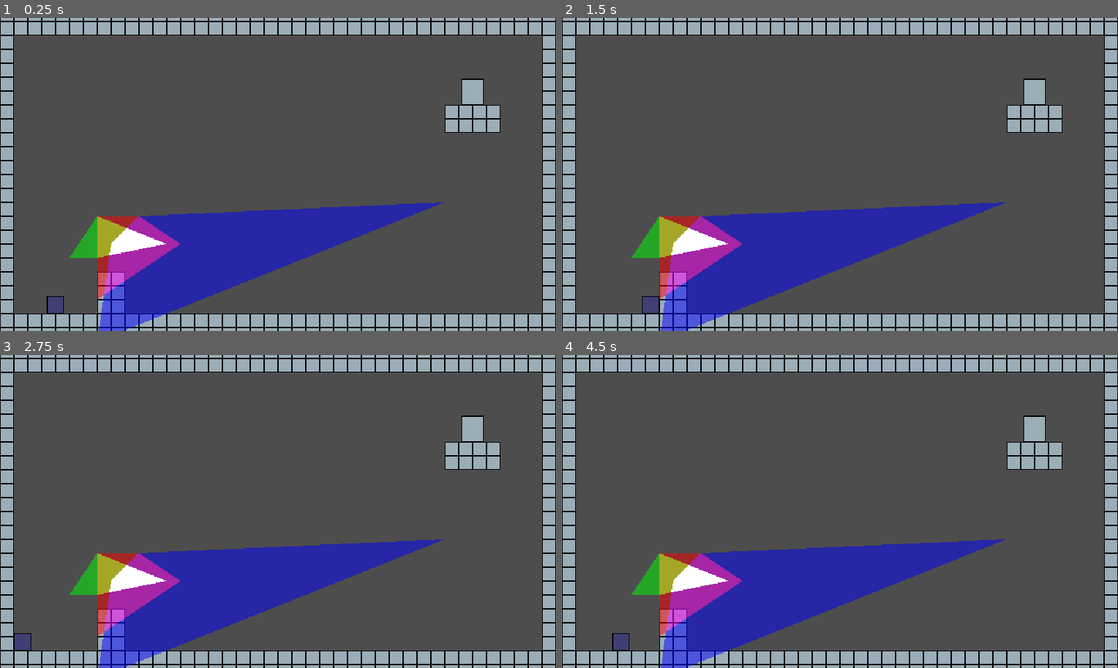
Above: before the commit, frames 1-4 (two rows, left to right).
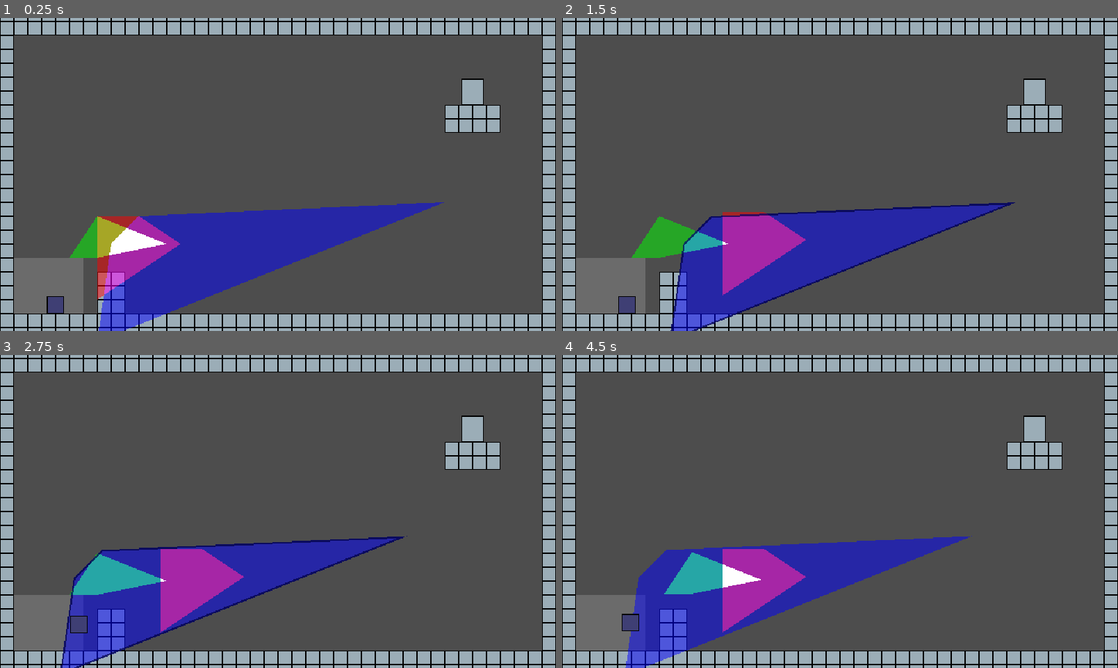
Above: after the commit, the same moments.

Repository: robotmaster/game-off-2026
Game: Godot game, scene res://scenes/rooms/test_room.tscn
Two runs of this game, one before a commit and one after it. Both use one fixed random seed, a clock stepped at 60 frames per second and the inputs below.
Inputs:
- Up to frame 1 (0.25 s): no input
- Up to frame 2 (1.5 s): tap Enter at 0.5 s; hold Right (right) from 0.53 s (still down); tap Z (toggle_play) at 0.6 s; tap Up (up) at 0.77 s; tap X (switch_edit) at 1.35 s
- Up to frame 3 (2.75 s): tap Up (up) at 1.52 s; tap Z (toggle_play) at 1.55, 2.1 s; tap Space at 2 s; release Right (right) at 2.03 s; hold Left (left) from 2.03 s (still down)
- Up to frame 4 (4.5 s): release Left (left) at 2.78 s; hold Right (right) 2.78-4.28 s; tap Z (toggle_play) at 2.85, 3.8, 4.35 s; tap Up (up) at 3.02, 3.77 s; tap Enter at 3.5 s; tap X (switch_edit) at 3.6 s; hold Left (left) from 4.28 s (still down)

The runs differ from the first frame. In frame 1, 2.0% of the frame differs, in the area x 2-15%, y 76-95%; in frame 2, 8.1%; in frame 3, 12%, in the area x 2-80%, y 57-100%; in frame 4, 12%.

Commit message:
fixed a softlocking bug

Diff:
--- a/game-off-2026/polygon_tools.gd
+++ b/game-off-2026/polygon_tools.gd
@@ -62,3 +62,15 @@
 				if current_point >= hole_polygon.size():
 					current_point = 0
 	return new_polygon_array
+
+func is_colliding_with_area_currently(space_state: PhysicsDirectSpaceState2D, collision_shape : CollisionShape2D, area: Area2D) -> bool:
+	var parameters := PhysicsShapeQueryParameters2D.new()
+	parameters.shape = collision_shape.shape
+	parameters.transform = collision_shape.global_transform
+	parameters.collide_with_areas = true
+	parameters.collide_with_bodies = false
+	parameters.collision_mask = area.collision_layer
+	for hit in space_state.intersect_shape(parameters):
+		if hit.collider == area:
+			return true
+	return false
--- a/game-off-2026/scenes/player.tscn
+++ b/game-off-2026/scenes/player.tscn
@@ -12,7 +12,8 @@
 [node name="Players" type="Sprite2D" parent="." unique_id=1398544852]
 texture = ExtResource("1_3vyb7")
 
-[node name="CollisionShape2D" type="CollisionShape2D" parent="." unique_id=1655013475]
+[node name="Collision" type="CollisionShape2D" parent="." unique_id=1655013475]
+unique_name_in_owner = true
 shape = SubResource("RectangleShape2D_g2els")
 
 [node name="JumpBoostingTimer" type="Timer" parent="." unique_id=609621427]
--- a/game-off-2026/scenes/room.tscn
+++ b/game-off-2026/scenes/room.tscn
@@ -85,7 +85,6 @@
 Room = NodePath("../../..")
 
 [node name="IntersectionArea" type="StaticBody2D" parent="MainPolygons" unique_id=932035965]
-position = Vector2(11, -4)
 
 [node name="CurrentPolygonOutline" type="Node2D" parent="MainPolygons" unique_id=1542420041 node_paths=PackedStringArray("Room")]
 unique_name_in_owner = true
--- a/game-off-2026/scenes/rooms/room2.tscn
+++ b/game-off-2026/scenes/rooms/room2.tscn
@@ -31,6 +31,9 @@
 color = Color(0, 1, 0, 1)
 polygon = PackedVector2Array(-208, 118.85714, -208, 89.14286, -240, 89.14286, -240, 118.85714)
 
+[node name="IntersectionArea" parent="MainPolygons" parent_id_path=PackedInt32Array(1591896628) index="1" unique_id=932035965]
+position = Vector2(0, 0)
+
 [node name="Exit" parent="." index="4" unique_id=1218272071]
 position = Vector2(48, 64)
 
--- a/game-off-2026/scenes/rooms/test_room.tscn
+++ b/game-off-2026/scenes/rooms/test_room.tscn
@@ -6,6 +6,9 @@
 
 [node name="Tiles" parent="." index="0" unique_id=235629107]
 tile_map_data = PackedByteArray("AADs/woAAAAAAAAAAAABAAsAAAAAAAAAAAACAAsAAAAAAAAAAAADAAsAAAAAAAAAAAAEAAsAAAAAAAAAAAAFAA …(3344 unchanged characters)…
+
+[node name="Polygon2D" type="Polygon2D" parent="SpecialElements/PolygonMoveArea/Visuals" parent_id_path=PackedInt32Array(1923202154) index="0" unique_id=487625139]
+polygon = PackedVector2Array(-304, 160, -224, 160, -224, 96, -304, 96)
 
 [node name="Polygon2D" type="Polygon2D" parent="MainPolygons/PolygonCanvas/Red" parent_id_path=PackedInt32Array(349891011) index="0" unique_id=1621396020]
 use_parent_material = true
--- a/game-off-2026/scripts/player.gd
+++ b/game-off-2026/scripts/player.gd
@@ -14,17 +14,19 @@
 var _holding_jump_after_jump := false
 
 func _physics_process(delta: float) -> void:
-
 	if Input.is_action_just_pressed("toggle_play"):
-		if PolygonMoveArea.overlaps_body(self):
+		var space_state := get_world_2d().direct_space_state
+		if PolygonTools.is_colliding_with_area_currently(space_state, %Collision, PolygonMoveArea):
 			Room.toggle_editing()
 
 	if not Room or Room.is_editing:
 		return
+
 	if test_move(global_transform, Vector2.ZERO):
 		return
 
 	_handle_win()
+
 	if not Input.is_action_pressed("up"):
 		_holding_jump_after_jump = false
 		%JumpBoostingTimer.stop()
